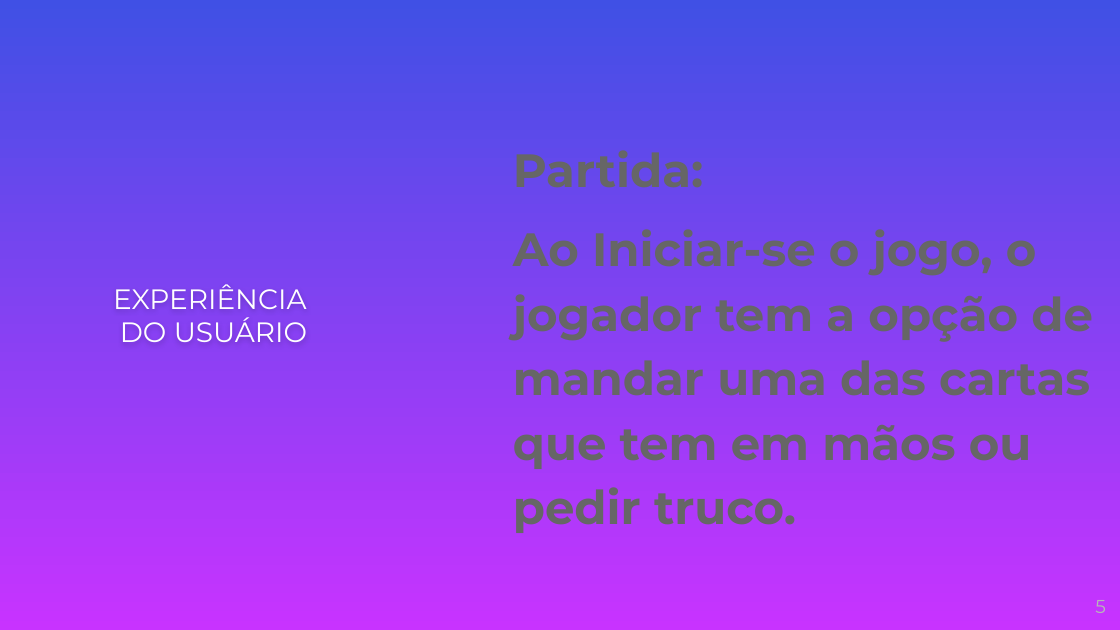
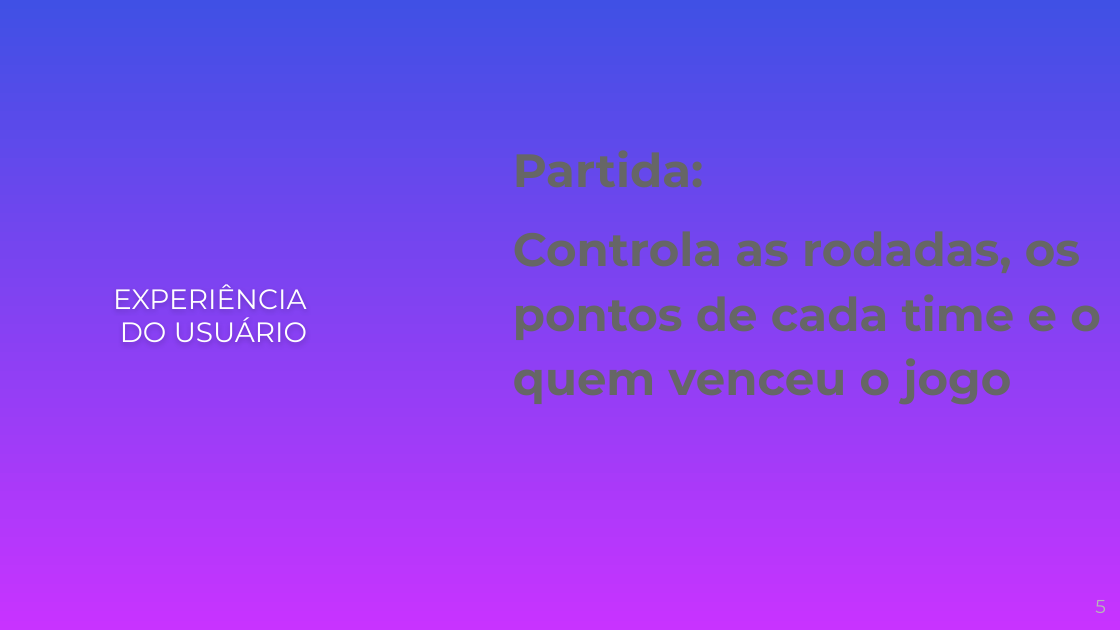
Before and after one commit to pds2/20191-team-18, a slide deck: slide 5 of documentation/Slide - Truco.pptx. Drawn at 1120x630 pixels with LibreOffice and Linux fonts; fonts in the diff are those of the drawing; background and template pictures are left out. Boxes give left, top, right and bottom in pixels: in the first picture for what was removed or moved away, otherwise in the second. Text is boxed around its words. In the diff, an @@ line names an element or a change of style, - is before the commit and + after.

```diff
--- a/documentation/Slide - Truco.pptx
+++ b/documentation/Slide - Truco.pptx
@@ text at [513, 231, 1101, 405]: text changed @@
-Ao Iniciar-se o jogo, o jogador tem a opção de mandar uma das cartas que tem em mãos ou pedir truco.
+Controla as rodadas, os pontos de cada time e o quem venceu o jogo
```
Also in this commit, not shown: 2 other slides changed, 2 slides added, 2 slides removed, 3 other files.
